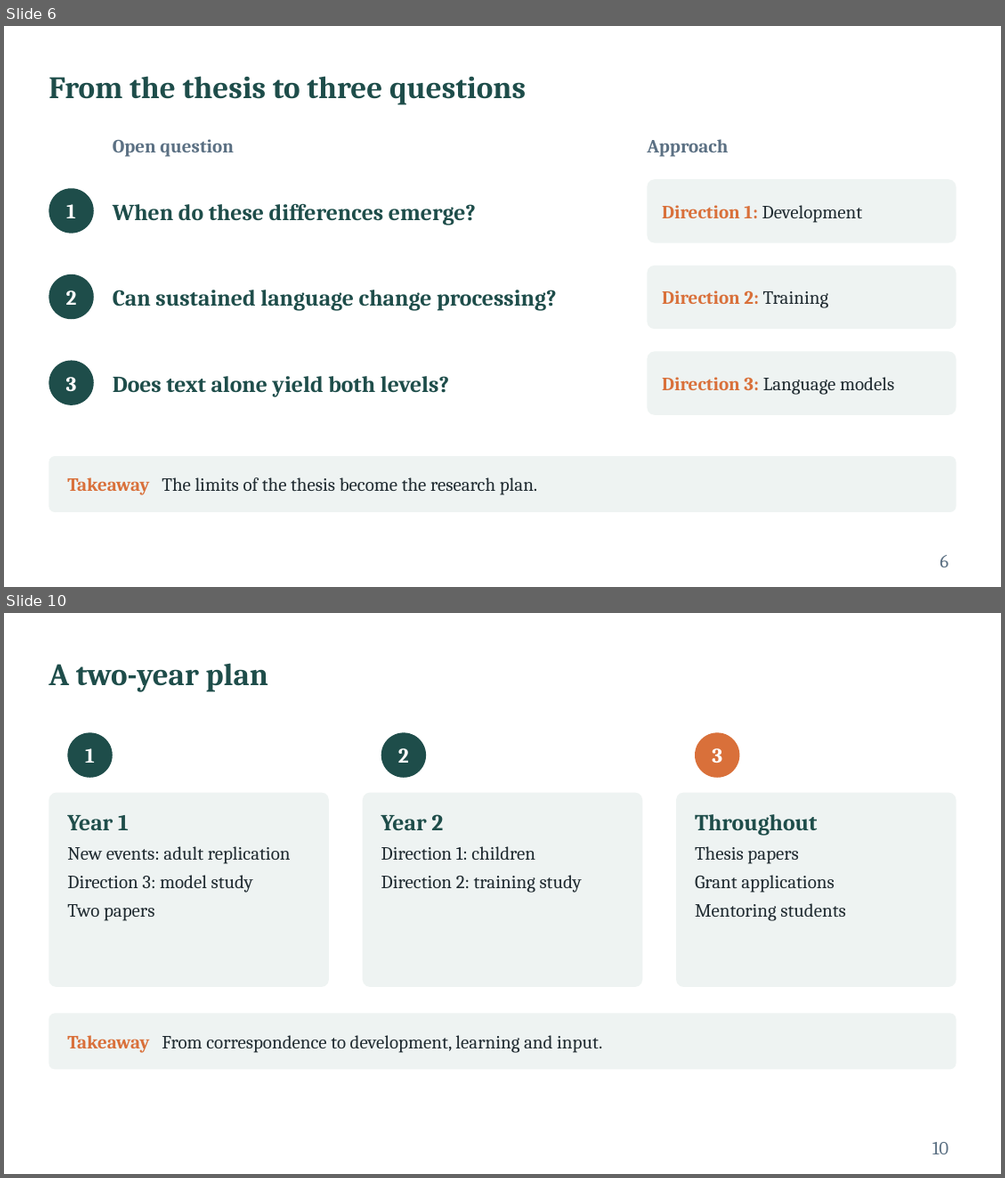
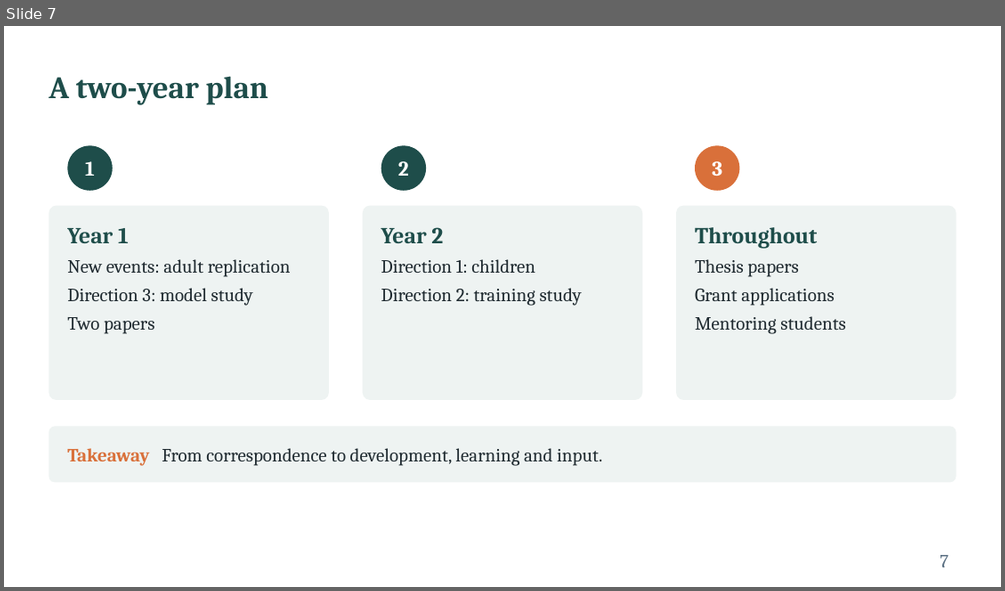
Before and after one commit to xtaoliu/claude, a slide deck: Liu_postdoc_interview_talk.pptx. Shown one above the other, each under a label of ours: slides 6 and 10 before the commit, slide 7 after it; the slides between them are not shown. The pictures are 1005x1178 and 1005x591 pixels, drawn with LibreOffice and Linux fonts; fonts in the diff are those of the drawing. Boxes give left, top, right and bottom in pixels: in the first picture for what was removed or moved away, otherwise in the second. Text is boxed around its words. In the diff, an @@ line names an element or a change of style, - is before the commit and + after.

```diff
--- a/Liu_postdoc_interview_talk.pptx
+++ b/Liu_postdoc_interview_talk.pptx
@@ slide 6 removed at box(4, 26, 1001, 587), background #FFFFFF @@
@@ title removed at box(48, 76, 526, 104) @@
-From the thesis to three questions
@@ text removed at box(113, 139, 234, 157) @@
-Open question
@@ text removed at box(647, 139, 728, 157) @@
-Approach
@@ rounded rectangle removed at box(647, 179, 956, 243) @@
@@ ellipse removed at box(48, 188, 94, 233) @@
@@ text removed at box(66, 204, 76, 218) @@
-1
@@ text removed at box(113, 204, 476, 224) @@
-When do these differences emerge?
@@ text removed at box(662, 205, 862, 223) @@
-Direction 1: Development
@@ rounded rectangle removed at box(647, 265, 956, 329) @@
@@ ellipse removed at box(48, 274, 94, 319) @@
@@ text removed at box(66, 290, 77, 305) @@
-2
@@ text removed at box(113, 289, 557, 311) @@
-Can sustained language change processing?
@@ text removed at box(662, 290, 828, 308) @@
-Direction 2: Training
@@ ellipse removed at box(48, 361, 94, 405) @@
@@ rounded rectangle removed at box(647, 351, 956, 415) @@
@@ text removed at box(66, 377, 77, 391) @@
-3
@@ text removed at box(113, 376, 449, 396) @@
-Does text alone yield both levels?
@@ text removed at box(662, 377, 894, 394) @@
-Direction 3: Language models
@@ rounded rectangle removed at box(48, 456, 956, 512) @@
@@ text removed at box(67, 477, 538, 495) @@
-Takeaway The limits of the thesis become the research plan.
@@ page number removed at box(939, 555, 948, 567) @@
-6
@@ what was slide 10 is now slide 7 @@
@@ page number at box(939, 555, 948, 567): text changed @@
-10
+7
```
Also in this commit, not shown: 5 slides changed, 1 slide added, 3 other slides removed, 1 other file.
